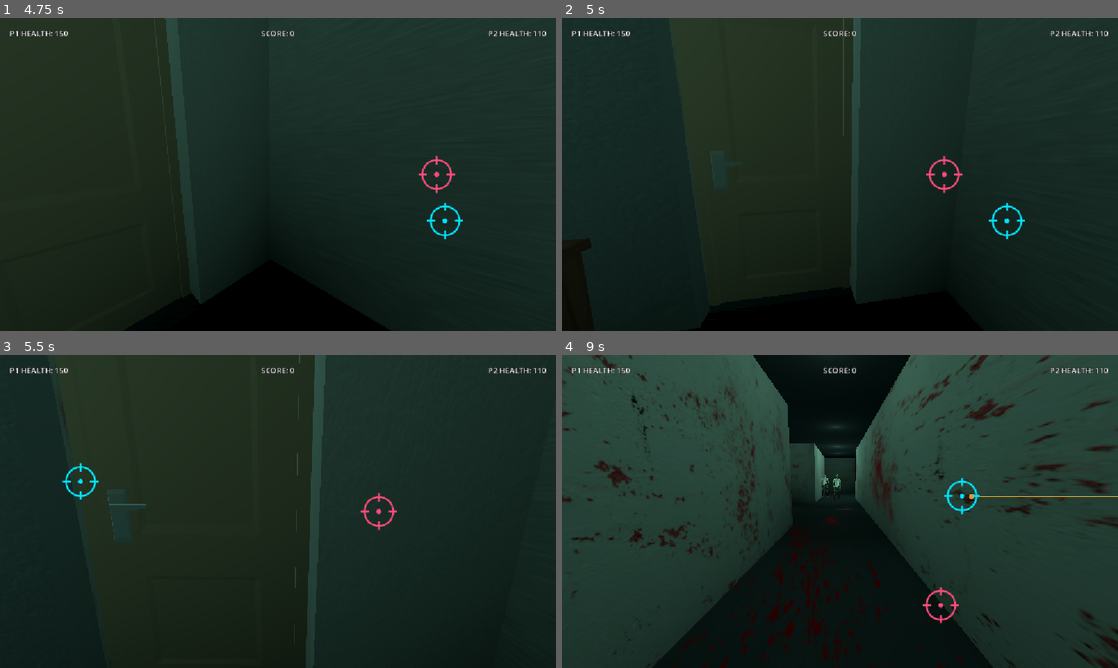
Above: before the commit, frames 1-4 (two rows, left to right).
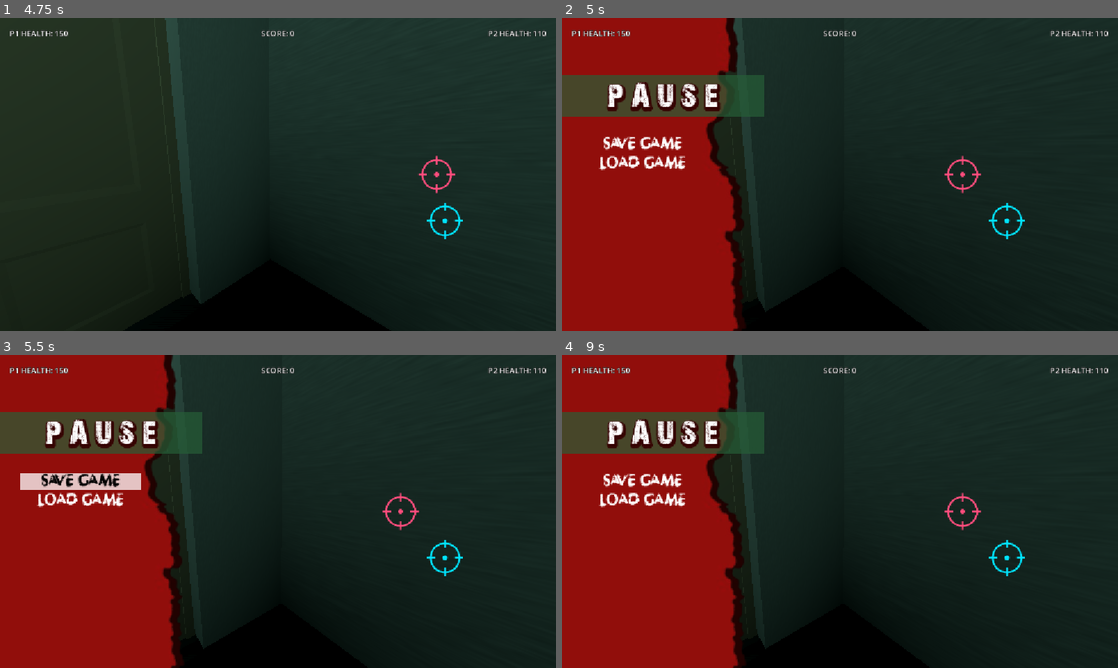
Above: after the commit, the same moments.

Repository: matiasaranibar37-spec/PerdonIng
Game: Godot game, scene res://scenes/character_select.tscn
The game is run twice, just before and just after one commit, with the same random seed, the same clock (stepped at 60 frames per second) and the same inputs.
Inputs (mouse positions are in pixels of both pictures, inside the frame that each line leads up to):
- Up to frame 1 (4.75 s): click "▶ START GAME" at 0.5 s; move the mouse to (400, 158) at 1.27 s; hold D 1.28-2 s; hold T 1.28-2 s; click (400, 158) at 1.42 s; drag from (166, 190) to (250, 237) at 2.02 s; move the mouse to (333, 105) at 2.77 s; hold D 2.78-3.5 s; hold T 2.78-3.5 s; click (333, 105) at 2.92 s; drag from (250, 237) to (111, 127) at 3.52 s; move the mouse to (444, 221) at 4.27 s; hold A from 4.28 s (still down); hold T from 4.28 s (still down); click (444, 221) at 4.42 s
- Up to frame 2 (5 s): keep holding A; keep holding T; tap Escape (pause, bound only after the commit) at 4.9 s
- Up to frame 3 (5.5 s): release A at 5 s; release T at 5 s; click (77, 480) at 5 s, where only the run after the commit has a clickable "SAVE GAME"
- Up to frame 4 (9 s): click (639, 502) at 5.75 s, where only the run after the commit has a clickable "LOAD GAME"; drag from (673, 464) to (756, 433) at 6.52 s; move the mouse to (867, 511) at 7.27 s; hold S 7.28-8 s; hold T 7.28-8 s; click (867, 511) at 7.42 s; drag from (756, 433) to (728, 527) at 8.02 s; move the mouse to (962, 495) at 8.77 s; hold W from 8.78 s (still down); hold T from 8.78 s (still down); click (962, 495) at 8.92 s

Frame 1 is identical in both runs. In frame 2, 33% of the frame differs, in the area x 0-76%, y 0-100%; in frame 3, 37%; in frame 4, 54%, in the area x 0-100%, y 0-100%.

Commit message:
Se agrego el menu de pausa (guardar y cargar juego)

Diff:
--- a/project.godot
+++ b/project.godot
@@ -18,6 +18,7 @@
 [autoload]
 
 GameManager="*res://scripts/game_manager.gd"
+SaveManager="*uid://dkch0fw8kxlte"
 
 [display]
 
@@ -29,6 +30,14 @@
 switches=""
 zombies=""
 
+[input]
+
+pause={
+"deadzone": 0.2,
+"events": [Object(InputEventKey,"resource_local_to_scene":false,"resource_name":"","device":-1,"window_id":0,"alt_pressed":false,"shift_pressed":false,"ctrl_pressed":false,"meta_pressed":false,"pressed":false,"keycode":0,"physical_keycode":4194305,"key_label":0,"unicode":0,"location":0,"echo":false,"script":null)
+]
+}
+
 [physics]
 
 3d/physics_engine="Jolt Physics"
--- a/scenes/main.tscn
+++ b/scenes/main.tscn
@@ -1,9 +1,12 @@
 [gd_scene format=3 uid="uid://bu6fpsf5ghx2w"]
 
+[ext_resource type="Script" uid="uid://7xr7bkyfm020" path="res://scripts/main.gd" id="1_jyhfs"]
 [ext_resource type="PackedScene" uid="uid://dmqw8qhyy2gwu" path="res://level/level_1.tscn" id="1_o5qli"]
 [ext_resource type="PackedScene" uid="uid://dedjbv46ot8kp" path="res://level/enemies/zombie_base.tscn" id="2_0wfyh"]
+[ext_resource type="PackedScene" uid="uid://cosy8ldhe5feo" path="res://scenes/pause_menu.tscn" id="3_sugp2"]
 
 [node name="main" type="Node3D" unique_id=688174575]
+script = ExtResource("1_jyhfs")
 
 [node name="level1" parent="." unique_id=420789406 instance=ExtResource("1_o5qli")]
 transform = Transform3D(1, 0, 0, 0, 1, 0, 0, 0, 1, -6.545349, 0, -17.023098)
@@ -28,3 +31,5 @@
 
 [node name="CharacterBody3D6" parent="zombies" unique_id=872857008 instance=ExtResource("2_0wfyh")]
 transform = Transform3D(0.35538465, 0, -0.9347203, 0, 1, 0, 0.9347203, 0, 0.35538465, -1.1803513, 0, -32.233356)
+
+[node name="PauseMenu" parent="." unique_id=1100457287 instance=ExtResource("3_sugp2")]
--- /dev/null
+++ b/scenes/pause_menu.tscn
@@ -0,0 +1,120 @@
+[gd_scene format=3 uid="uid://cosy8ldhe5feo"]
+
+[ext_resource type="Script" uid="uid://d0rfbi77g0ylo" path="res://scripts/pause_menu.gd" id="1_5d2l8"]
+[ext_resource type="Texture2D" uid="uid://bof2o0k1oatkg" path="res://assets/red_banner-removebg-preview.png" id="1_kukqi"]
+[ext_resource type="FontFile" uid="uid://bpkwn2uh0rm8j" path="res://assets/Font/28 Days Later.ttf" id="2_5d2l8"]
+[ext_resource type="FontFile" uid="uid://dv3ob2gnwbxwf" path="res://assets/Font/horrendo.ttf" id="3_7l7mv"]
+
+[sub_resource type="LabelSettings" id="LabelSettings_uahpa"]
+font_size = 65
+shadow_size = 20
+shadow_color = Color(0.20456707, 1.8650666e-06, 1.0408274e-06, 0.9254902)
+shadow_offset = Vector2(2, 4)
+
+[sub_resource type="StyleBoxEmpty" id="StyleBoxEmpty_8w0r3"]
+
+[sub_resource type="StyleBoxFlat" id="StyleBoxFlat_h4t55"]
+bg_color = Color(1, 1, 1, 0.7529412)
+border_color = Color(1, 1, 1, 1)
+
+[sub_resource type="StyleBoxFlat" id="StyleBoxFlat_4e15o"]
+bg_color = Color(1, 1, 1, 0.9254902)
+border_color = Color(1, 1, 1, 1)
+
+[node name="PauseMenu" type="CanvasLayer" unique_id=1100457287]
+process_mode = 3
+script = ExtResource("1_5d2l8")
+
+[node name="Control" type="Control" parent="." unique_id=1849017120]
+layout_mode = 3
+anchors_preset = 15
+anchor_right = 1.0
+anchor_bottom = 1.0
+grow_horizontal = 2
+grow_vertical = 2
+metadata/_edit_use_anchors_ = true
+
+[node name="ColorRect_Blur" type="ColorRect" parent="Control" unique_id=2050856404]
+layout_mode = 1
+anchors_preset = 15
+anchor_right = 1.0
+anchor_bottom = 1.0
+grow_horizontal = 2
+grow_vertical = 2
+color = Color(0, 0, 0, 0.11764706)
+
+[node name="RedBannerShadow" type="TextureRect" parent="Control" unique_id=2037975629]
+modulate = Color(0.13725491, 0.03529412, 0.023529412, 1)
+layout_mode = 1
+anchors_preset = -1
+anchor_right = 0.2482639
+anchor_bottom = 1.0
+offset_right = 400.0
+grow_vertical = 2
+texture = ExtResource("1_kukqi")
+metadata/_edit_use_anchors_ = true
+
+[node name="RedBanner" type="TextureRect" parent="Control" unique_id=480234541]
+self_modulate = Color(0.60784316, 0.25882354, 0.21568628, 1)
+layout_mode = 1
+anchors_preset = -1
+anchor_right = 0.22222222
+anchor_bottom = 1.0
+offset_right = 400.0
+grow_vertical = 2
+texture = ExtResource("1_kukqi")
+metadata/_edit_use_anchors_ = true
+
+[node name="OrangeHeader" type="ColorRect" parent="Control/RedBanner" unique_id=1881179056]
+layout_mode = 1
+offset_top = 118.0
+offset_right = 418.0
+offset_bottom = 204.0
+color = Color(0.14926016, 0.37035584, 0.21626562, 0.6901961)
+
+[node name="TitleLabel" type="Label" parent="Control/RedBanner/OrangeHeader" unique_id=1757997052]
+layout_mode = 1
+anchors_preset = 15
+anchor_right = 1.0
+anchor_bottom = 1.0
+grow_horizontal = 2
+grow_vertical = 2
+theme_override_fonts/font = ExtResource("2_5d2l8")
+text = "P A U S E"
+label_settings = SubResource("LabelSettings_uahpa")
+horizontal_alignment = 1
+vertical_alignment = 1
+
+[node name="VBoxContainer" type="VBoxContainer" parent="Control/RedBanner" unique_id=413538631]
+layout_mode = 1
+anchors_preset = 8
+anchor_left = 0.5
+anchor_top = 0.5
+anchor_right = 0.5
+anchor_bottom = 0.5
+offset_left = -287.0
+offset_top = -80.5
+offset_right = -36.0
+offset_bottom = 80.5
+grow_horizontal = 2
+grow_vertical = 2
+
+[node name="SaveButton" type="Button" parent="Control/RedBanner/VBoxContainer" unique_id=2131821162]
+layout_mode = 2
+theme_override_colors/font_color = Color(1, 1, 1, 1)
+theme_override_colors/font_hover_color = Color(0, 0, 0, 1)
+theme_override_fonts/font = ExtResource("3_7l7mv")
+theme_override_font_sizes/font_size = 28
+theme_override_styles/normal = SubResource("StyleBoxEmpty_8w0r3")
+theme_override_styles/hover = SubResource("StyleBoxFlat_h4t55")
+text = "SAVE GAME"
+
+[node name="LoadButton" type="Button" parent="Control/RedBanner/VBoxContainer" unique_id=436264629]
+layout_mode = 2
+theme_override_colors/font_color = Color(1, 1, 1, 1)
+theme_override_colors/font_hover_color = Color(0, 0, 0, 1)
+theme_override_fonts/font = ExtResource("3_7l7mv")
+theme_override_font_sizes/font_size = 28
+theme_override_styles/normal = SubResource("StyleBoxEmpty_8w0r3")
+theme_override_styles/hover = SubResource("StyleBoxFlat_4e15o")
+text = "LOAD GAME"
--- /dev/null
+++ b/scripts/main.gd
@@ -0,0 +1,19 @@
+extends Node3D
+
+
+# Called when the node enters the scene tree for the first time.
+func _ready() -> void:
+	# Busca al jugador e intenta aplicar la partida guardada
+	var player = get_tree().get_first_node_in_group("player")
+	if player == null:
+		player = find_child("Player", true, false)
+	if player == null:
+		player = find_child("player", true, false)
+
+	if player:
+		SaveManager.apply_save_data(player)
+
+
+# Called every frame. 'delta' is the elapsed time since the previous frame.
+func _process(delta: float) -> void:
+	pass
--- /dev/null
+++ b/scripts/pause_menu.gd
@@ -0,0 +1,52 @@
+extends CanvasLayer
+
+# Referencias a los botones según tu jerarquía de nodos
+@onready var save_button: Button = $Control/RedBanner/VBoxContainer/SaveButton
+@onready var load_button: Button = $Control/LoadButton
+
+func _ready() -> void:
+	# Ocultamos el menú al iniciar la escena
+	hide()
+
+	# Conectamos las señales de los botones
+	if save_button:
+		save_button.pressed.connect(_on_save_button_pressed)
+	if load_button:
+		load_button.pressed.connect(_on_load_button_pressed)
+
+func _unhandled_input(event: InputEvent) -> void:
+	# Escucha la acción de pausa (tecla ESC o asignada en el Mapa de Entradas)
+	if event.is_action_pressed("pause"):
+		toggle_pause()
+
+func toggle_pause() -> void:
+	var new_pause_state: bool = not get_tree().paused
+	get_tree().paused = new_pause_state
+	visible = new_pause_state
+
+	if new_pause_state:
+		# Al pausar, mostramos el ratón nativo para usar los botones del menú
+		Input.mouse_mode = Input.MOUSE_MODE_VISIBLE
+	else:
+		# Al despausar, ocultamos el ratón nativo para usar tu mira azul en 2D
+		Input.mouse_mode = Input.MOUSE_MODE_HIDDEN
+
+func _on_save_button_pressed() -> void:
+	var current_scene = get_tree().current_scene
+	var level_path = current_scene.scene_file_path
+
+	# Busca al jugador por grupo o nombre
+	var player = get_tree().get_first_node_in_group("player")
+	if player == null:
+		player = current_scene.find_child("Player", true, false)
+	if player == null:
+		player = current_scene.find_child("player", true, false)
+
+	if player:
+		SaveManager.save_game(player, level_path)
+		print("Partida guardada correctamente.")
+	else:
+		push_error("No se encontró el nodo 'Player' para guardar la partida.")
+
+func _on_load_button_pressed() -> void:
+	SaveManager.load_game()
--- a/scripts/pointer_manager.gd
+++ b/scripts/pointer_manager.gd
@@ -37,12 +37,12 @@
 	var size := get_viewport().get_visible_rect().size
 
 	if not DisplayServer.is_touchscreen_available():
-		# 1. ACTUALIZAR POSICIÓN DE P1 CON EL MOUSE EN TIEMPO REAL
+		# ACTUALIZAR POSICIÓN DE P1 CON EL MOUSE EN TIEMPO REAL
 		if pointer_p1:
 			var mouse_pos := get_viewport().get_mouse_position()
 			pointer_p1.position = mouse_pos - (pointer_p1.size * 0.5)
 
-		# 2. CONTROL ALTERNATIVO DE P2 CON TECLADO (I, J, K, L) CUANDO NO HAY GAMEPAD
+		# CONTROL ALTERNATIVO DE P2 CON TECLADO (W, A, S, D) CUANDO NO HAY GAMEPAD
 		if not Input.get_connected_joypads().has(1) and pointer_p2:
 			var input_dir := Vector2.ZERO
 			if Input.is_key_pressed(KEY_D): input_dir.x += 1.0
@@ -55,13 +55,16 @@
 				pointer_p2.position.x = clampf(pointer_p2.position.x, 0.0, size.x - pointer_p2.size.x)
 				pointer_p2.position.y = clampf(pointer_p2.position.y, 0.0, size.y - pointer_p2.size.y)
 
-			# Tecla U para disparar con P2
 			if Input.is_key_pressed(KEY_T):
 				if not gamepad_shooting[2]:
 					_shoot(2)
 					gamepad_shooting[2] = true
 			else:
 				gamepad_shooting[2] = false
+
+	# Mover miras con gamepads
+	_update_gamepad_pointer(pointer_p1, 0, 1, size)
+	_update_gamepad_pointer(pointer_p2, 1, 2, size)
 
 	# Mover miras con gamepads (Mando 0 para P1, Mando 1 para P2)
 	_update_gamepad_pointer(pointer_p1, 0, 1, size)
--- /dev/null
+++ b/scripts/save_manager.gd
@@ -0,0 +1,86 @@
+extends Node
+
+const SAVE_PATH: String = "user://savegame.json"
+var pending_data: Dictionary = {}
+
+func save_game(player: Node, level_path: String) -> bool:
+	# Obtenemos la puntuación si existe en GameManager o en el jugador
+	var current_score: int = 0
+	if get_node_or_null("/root/GameManager"):
+		current_score = GameManager.score if "score" in GameManager else 0
+
+	var data: Dictionary = {
+		"version": 1,
+		"level_path": level_path,
+		"health": player.health if "health" in player else 100,
+		"position_x": player.global_position.x,
+		"position_y": player.global_position.y,
+		"position_z": player.global_position.z,
+		"score": current_score
+	}
+
+	var file: FileAccess = FileAccess.open(SAVE_PATH, FileAccess.WRITE)
+	if file == null:
+		push_error("No se pudo guardar la partida")
+		return false
+
+	file.store_string(JSON.stringify(data, "\t"))
+	file.close()
+	print("Partida guardada correctamente en: ", SAVE_PATH)
+	return true
+
+func load_game() -> void:
+	if not FileAccess.file_exists(SAVE_PATH):
+		print("No existe un archivo de partida guardada.")
+		return
+
+	var file: FileAccess = FileAccess.open(SAVE_PATH, FileAccess.READ)
+	if file == null:
+		push_error("No se pudo abrir el archivo de guardado.")
+		return
+
+	var json_text: String = file.get_as_text()
+	file.close()
+
+	var parsed: Variant = JSON.parse_string(json_text)
+	if not (parsed is Dictionary):
+		push_error("Archivo de guardado inválido.")
+		return
+
+	var data: Dictionary = parsed
+	var level_path: String = str(data.get("level_path", ""))
+
+	if level_path.is_empty() or not ResourceLoader.exists(level_path):
+		push_error("El nivel guardado no existe o la ruta está vacía: " + level_path)
+		return
+
+	pending_data = data
+	get_tree().paused = false
+	get_tree().change_scene_to_file.call_deferred(level_path)
+
+func apply_save_data(player: Node) -> void:
+	if pending_data.is_empty():
+		return
+
+	# Restaurar Salud
+	if "health" in player:
+		player.health = int(pending_data.get("health", 100))
+		if player.has_signal("health_changed"):
+			player.health_changed.emit(player.health)
+
+	# Restaurar Posición 3D
+	player.global_position = Vector3(
+		float(pending_data.get("position_x", 0.0)),
+		float(pending_data.get("position_y", 0.0)),
+		float(pending_data.get("position_z", 0.0))
+	)
+
+	# Restaurar Puntuación en GameManager
+	if get_node_or_null("/root/GameManager"):
+		if "score" in GameManager:
+			GameManager.score = int(pending_data.get("score", 0))
+			if GameManager.has_signal("score_updated"):
+				GameManager.score_updated.emit()
+
+	pending_data.clear()
+	print("Datos de guardado aplicados exitosamente al jugador.")
Binary file added: C/assets/torn_edge.webp
Binary file added: assets/Font/28 Days Later.ttf
Not shown, added: assets/Font/28 Days Later.ttf.import
Binary file added: assets/Font/contrast.ttf
Not shown, added: assets/Font/contrast.ttf.import
Binary file added: assets/Font/horrendo.ttf
Not shown, added: assets/Font/horrendo.ttf.import
Not shown, added: assets/Font/readme.txt
Binary file added: assets/banner.webp
Not shown, added: assets/banner.webp.import
Binary file added: assets/red_banner-removebg-preview.png
Not shown, added: assets/red_banner-removebg-preview.png.import
(and 5 more such lines)
